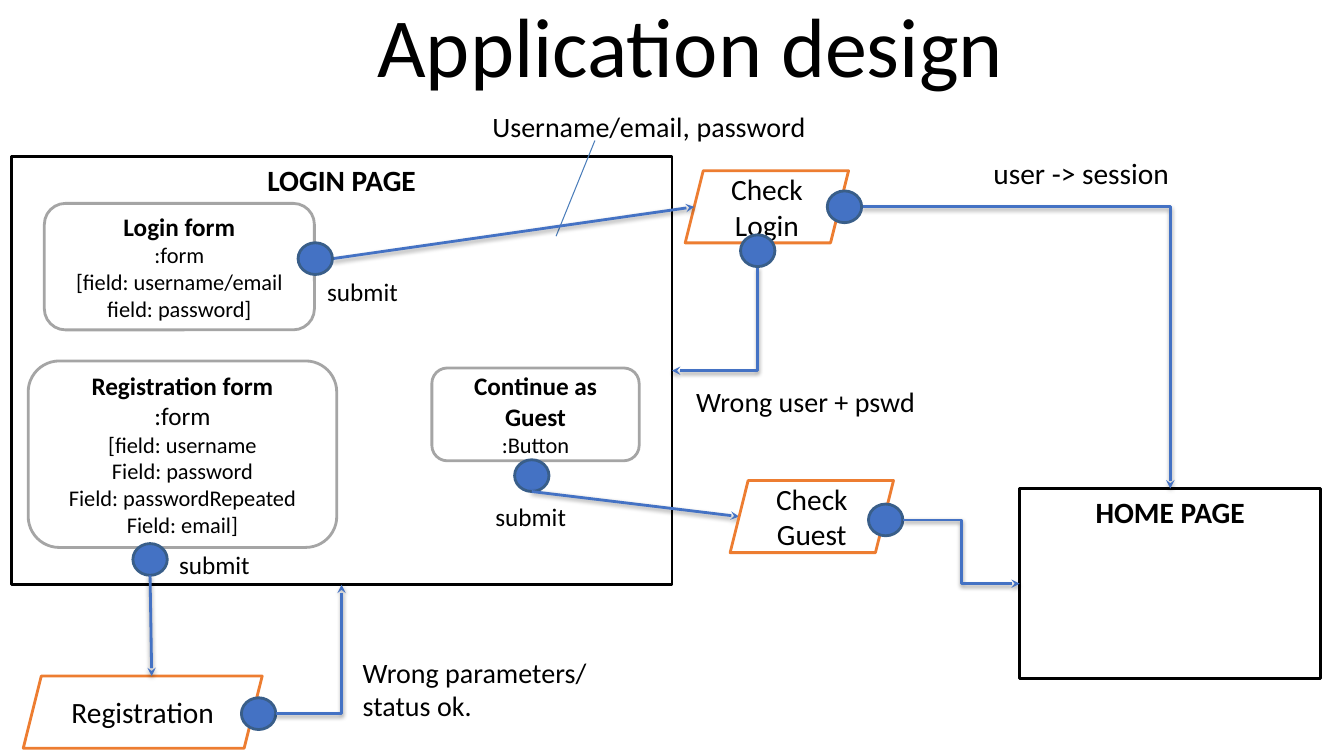
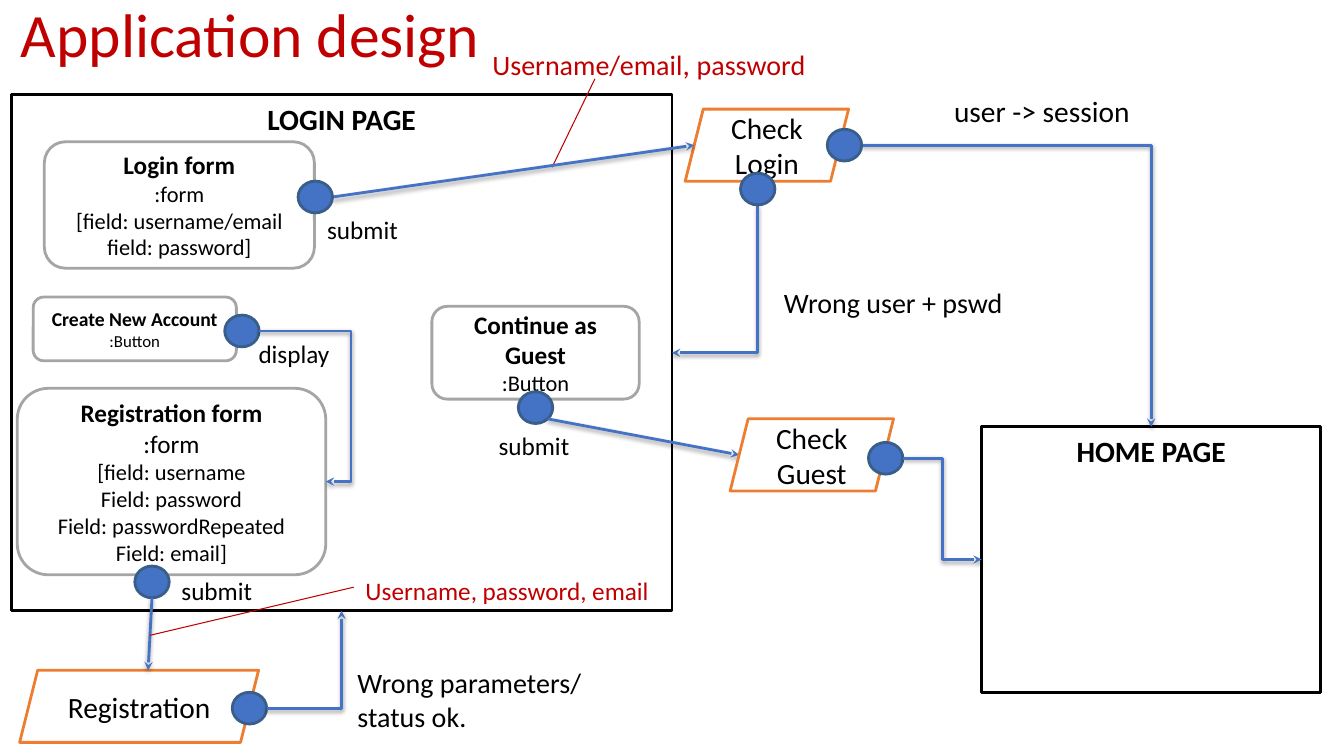
Before and after one commit to Giulsmoon/TecnologiePerIlWeb_Project1, a slide deck: slide 3 of Presentazioni Powerpoint/Progetto1_versione_RIA.pptx (slide 2 before the commit). Drawn at 1344x756 pixels with LibreOffice and Linux fonts; fonts in the diff are those of the drawing. Boxes give left, top, right and bottom in pixels: in the first picture for what was removed or moved away, otherwise in the second. Text is boxed around its words. In the diff, an @@ line names an element or a change of style, - is before the commit and + after.

```diff
--- a/Presentazioni Powerpoint/Progetto1_versione_RIA.pptx
+++ b/Presentazioni Powerpoint/Progetto1_versione_RIA.pptx
@@ text "Application design": place and size @@
-text "Application design" at bbox=[377, 18, 1003, 92]
+text "Application design" at bbox=[21, 14, 479, 68]
@@ text "Application design" at bbox=[21, 14, 479, 68]: size 60 to 44 pt, text colour #000000 to #C00000; alignment centre to left @@
@@ text "Username/email, password" at bbox=[492, 55, 806, 82]: text colour #000000 to #C00000 @@
@@ line moved from (595, 140) - (557, 236) to (595, 79) - (553, 167) @@
@@ line (595, 79) - (553, 167): stroke #4A7DBA 0.75 pt to #C00000 0.75 pt @@
@@ text "user -> session": place and size @@
-text "user -> session" at bbox=[993, 163, 1169, 185]
+text "user -> session" at bbox=[954, 102, 1130, 123]
@@ rectangle "LOGIN PAGE": place and size @@
-rectangle "LOGIN PAGE" at bbox=[11, 156, 673, 585]
+rectangle "LOGIN PAGE" at bbox=[11, 95, 673, 611]
@@ 4 ellipses, 2 parallelograms, 2 texts, 2 rounded rectangles, 1 arrow: place and size @@
-4 ellipses, 2 parallelograms, 2 texts, 2 rounded rectangles, 1 arrow at bbox=[44, 117, 903, 554]
+4 ellipses, 2 parallelograms, 2 texts, 2 rounded rectangles, 1 arrow at bbox=[44, 55, 903, 492]
@@ elbow arrow moved from (862, 207) - (1171, 489) to (862, 145) - (1151, 426) @@
@@ elbow arrow moved from (758, 267) - (673, 371) to (758, 205) - (673, 353) @@
@@ rounded rectangle added at bbox=[33, 297, 237, 361], fill #FFFFFF, outline #A5A5A5 2 pt, 14 pt, text #000000, bold @@
+Create New Account
+:Button
@@ text "Wrong user + pswd": place and size @@
-text "Wrong user + pswd" at bbox=[696, 392, 915, 417]
+text "Wrong user + pswd" at bbox=[784, 293, 1002, 318]
@@ ellipse added at bbox=[225, 316, 259, 347], fill #4472C4, outline #395E89 2 pt @@
@@ elbow arrow added from (259, 331) to (326, 482), #4472C4 2 pt @@
@@ text added at bbox=[259, 345, 330, 367], 18 pt, text #000000 @@
+display
@@ rounded rectangle "Registration form": place and size @@
-rounded rectangle "Registration form" at bbox=[28, 361, 337, 547]
+rounded rectangle "Registration form" at bbox=[17, 388, 326, 575]
@@ ellipse: place and size @@
-ellipse at bbox=[515, 460, 549, 491]
+ellipse at bbox=[518, 392, 553, 423]
@@ arrow moved from (532, 492) - (739, 517) to (547, 419) - (739, 455) @@
@@ text "submit": place and size @@
-text "submit" at bbox=[495, 508, 566, 527]
+text "submit" at bbox=[499, 437, 570, 456]
@@ rectangle "HOME PAGE": place and size @@
-rectangle "HOME PAGE" at bbox=[1020, 489, 1322, 680]
+rectangle "HOME PAGE" at bbox=[982, 426, 1321, 692]
@@ elbow arrow moved from (903, 520) - (1020, 584) to (903, 459) - (982, 560) @@
@@ ellipse: place and size @@
-ellipse at bbox=[133, 543, 167, 575]
+ellipse at bbox=[135, 567, 169, 598]
@@ arrow moved from (150, 576) - (152, 677) to (152, 598) - (148, 670) @@
@@ line added from (354, 588) to (149, 635), #C00000 0.75 pt @@
@@ text "submit": place and size @@
-text "submit" at bbox=[179, 556, 250, 575]
+text "submit" at bbox=[181, 582, 252, 600]
@@ text added at bbox=[365, 582, 648, 604], 18 pt, text #C00000 @@
+Username, password, email
@@ elbow arrow moved from (276, 714) - (342, 585) to (267, 709) - (342, 611) @@
@@ text "Wrong parameters/ status ok.": place and size @@
-text "Wrong parameters/ status ok." at bbox=[363, 663, 586, 717]
+text "Wrong parameters/ status ok." at bbox=[357, 673, 581, 728]
@@ parallelogram "Registration": place and size @@
-parallelogram "Registration" at bbox=[23, 677, 262, 749]
+parallelogram "Registration" at bbox=[19, 670, 258, 743]
@@ ellipse: place and size @@
-ellipse at bbox=[241, 698, 275, 729]
+ellipse at bbox=[232, 693, 266, 724]
```
Also in this commit, not shown: 2 other slides changed, 3 slides added, 1 slide removed, 10 other files.
